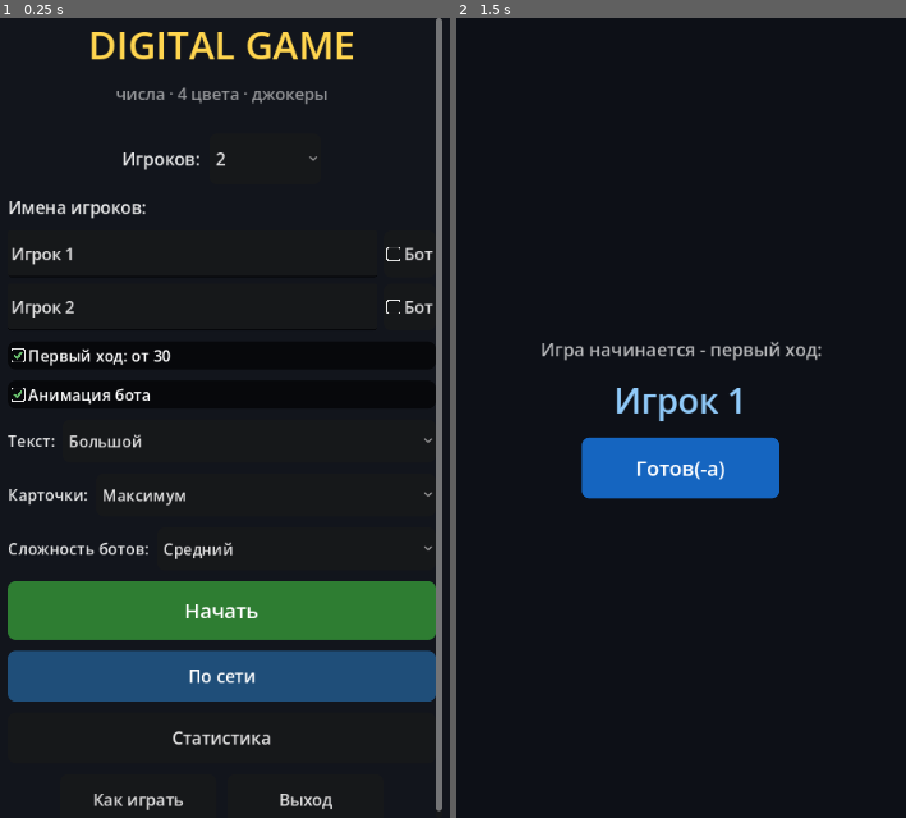
Above: before the commit, frames 1-2 (left to right).
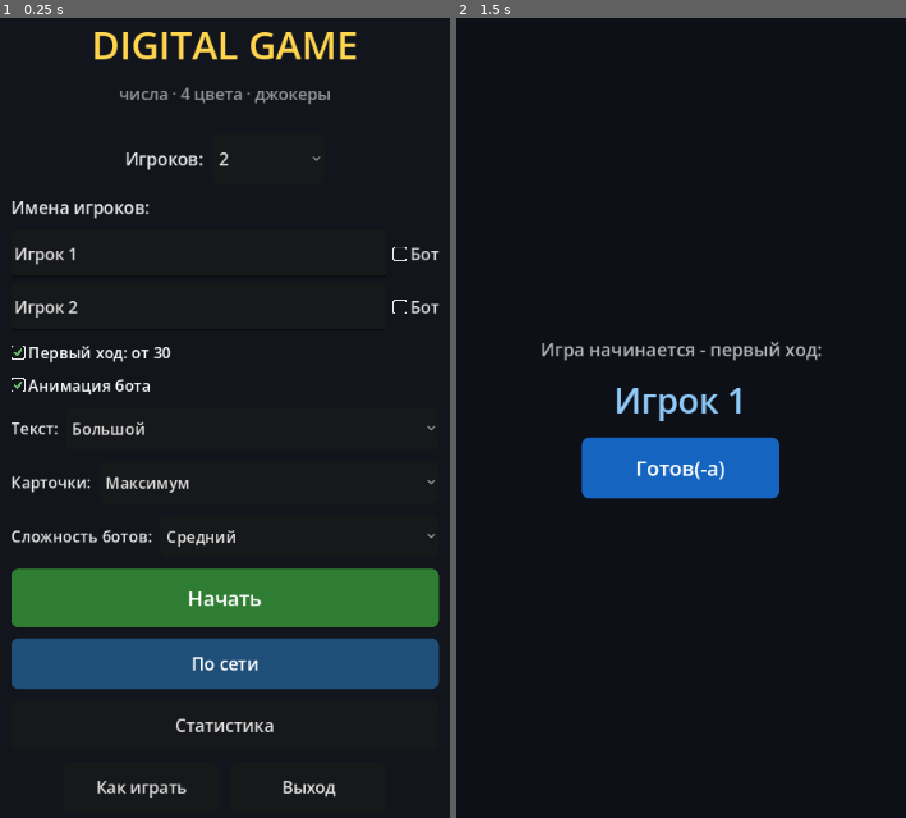
Above: after the commit, the same moments.

Repository: victor-osipov-dev/digital_game
Game: Godot game, scene res://scenes/main_menu.tscn
The game is run twice, just before and just after one commit, with the same random seed, the same clock (stepped at 60 frames per second) and the same inputs.
Inputs:
- Up to frame 1 (0.25 s): no input
- Up to frame 2 (1.5 s): click "Начать" at 0.5 s; click "Колода 78" at 1.25 s

The runs differ from the first frame. In frame 1, 14% of the frame differs, in the area x 1-99%, y 0-100%; in frame 2, nothing differs.

Commit message:
Чекбокс без чёрного фона
- причина: CheckBox наследует стильбоксы Button по иерархии типов,
  и включённый чекбокс рисовал себе под строкой чёрный фон
  (pressed-стиль кнопки); тема отдаёт ему пустоту во всех
  состояниях, фокус не тронут
- регрессия: аудит стилей чекбоксов в мобильном тесте

Co-Authored-By: Claude Opus 5 (1M context) <noreply@anthropic.com>

Diff:
--- a/scripts/ui/ui_theme.gd
+++ b/scripts/ui/ui_theme.gd
@@ -33,6 +33,13 @@
 				_theme.set_stylebox(state, cls, sb)
 	probe.free()
 	probe_opt.free()
+	# Чекбокс НЕ должен наследовать фоны кнопок: по иерархии типов
+	# CheckBox тянет стильбоксы Button, и включённый чекбокс рисовал
+	# себе под строкой чёрный фон (pressed-стиль кнопки). Возвращаем
+	# прозрачность — как было без темы. Фокус не трогаем: белая рамка
+	# нужна тем, кто ходит с клавиатуры/геймпада.
+	for state in ["normal", "hover", "pressed", "disabled"]:
+		_theme.set_stylebox(state, "CheckBox", StyleBoxEmpty.new())
 	# Свои галки чекбоксов: дефолтные на тёмной теме нечитаемы —
 	# пустой квадрат там буквально чёрный, а галка без рамки
 	# растворяется в фоне. Рисуем светлую рамку и зелёную галку.
--- a/tests/check_mobilerelayout.gd
+++ b/tests/check_mobilerelayout.gd
@@ -492,6 +492,14 @@
 func _audit_checks(node: Node, where: String) -> void:
 	if node is CheckBox:
 		var cb := node as CheckBox
+		# Чекбокс не рисует фоны кнопок: по иерархии типов он тянет
+		# стильбоксы Button, и включённый чекбокс получал чёрный фон
+		# (pressed-стиль). Тема отдаёт ему пустоту.
+		for state in ["normal", "hover", "pressed", "disabled"]:
+			var sb := cb.get_theme_stylebox(state)
+			if not (sb is StyleBoxEmpty):
+				_fail("%s: чекбокс рисует фон %s" % [where, state])
+				break
 		var un := cb.get_theme_icon("unchecked")
 		var ch := cb.get_theme_icon("checked")
 		if un == null or ch == null:
